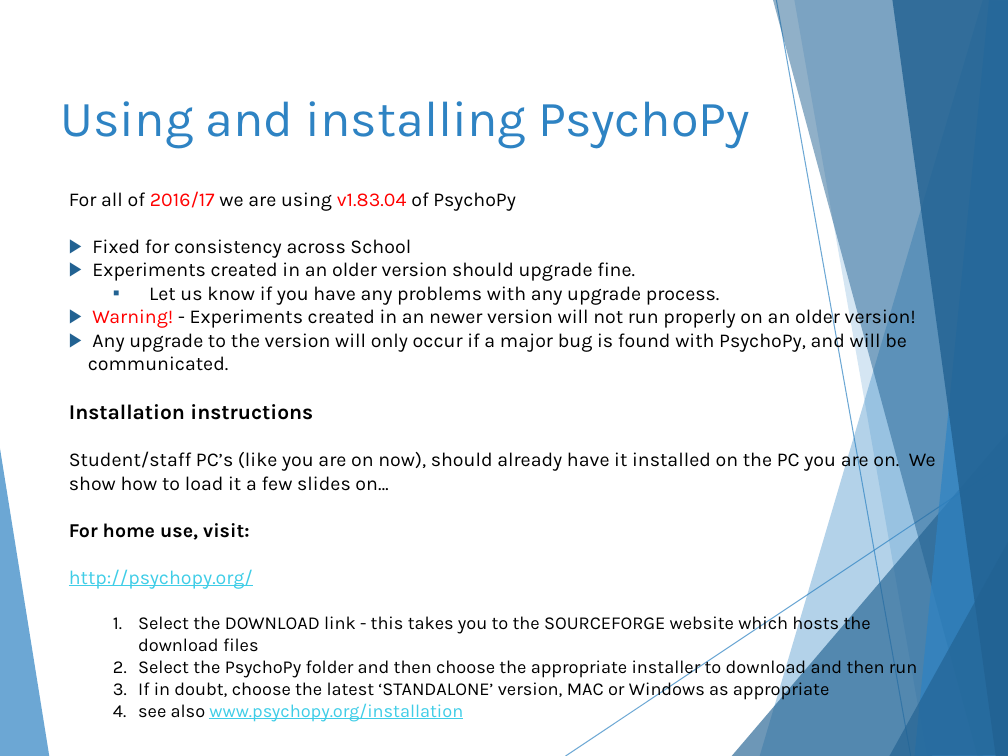
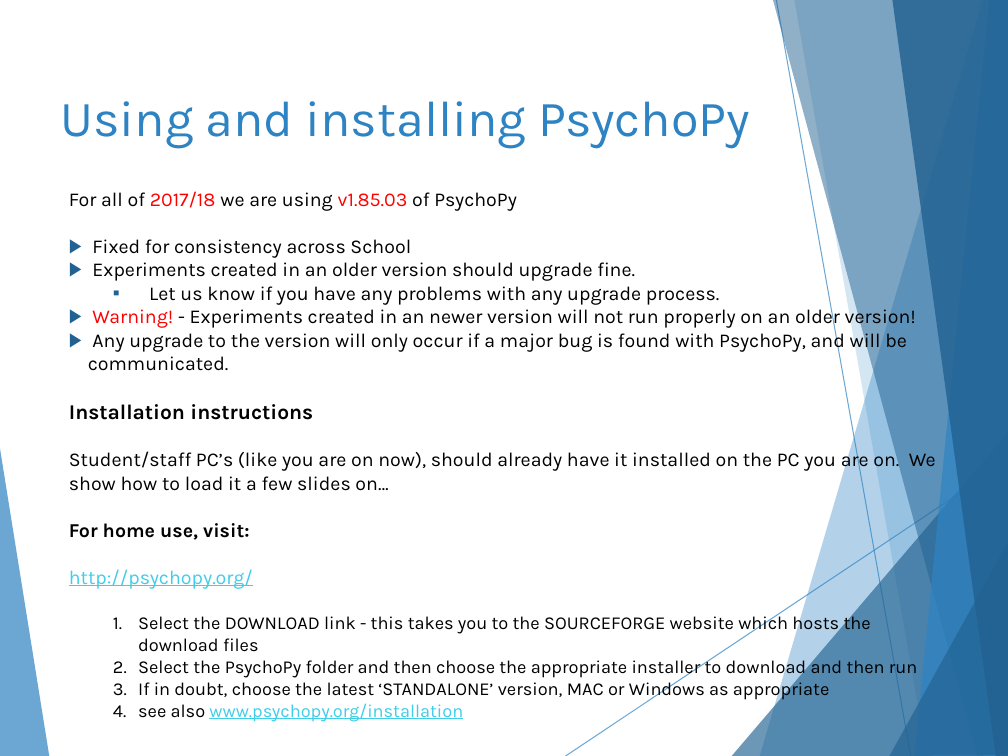
Before and after one commit to hlmpsy/psychopy_training, a slide deck: slide 5 of PsychoPy-Part1/PsychoPy-part1.pptx. Drawn at 1008x756 pixels with LibreOffice and Linux fonts; fonts in the diff are those of the drawing. Boxes give left, top, right and bottom in pixels: in the first picture for what was removed or moved away, otherwise in the second. Text is boxed around its words. In the diff, an @@ line names an element or a change of style, - is before the commit and + after.

```diff
--- a/PsychoPy-Part1/PsychoPy-part1.pptx
+++ b/PsychoPy-Part1/PsychoPy-part1.pptx
@@ text at bbox=[69, 191, 517, 211]: text changed @@
-For all of 2016/17 we are using v1.83.04 of PsychoPy
+For all of 2017/18 we are using v1.85.03 of PsychoPy
```
Also in this commit, not shown: 1 other slide changed, 11 other files.
